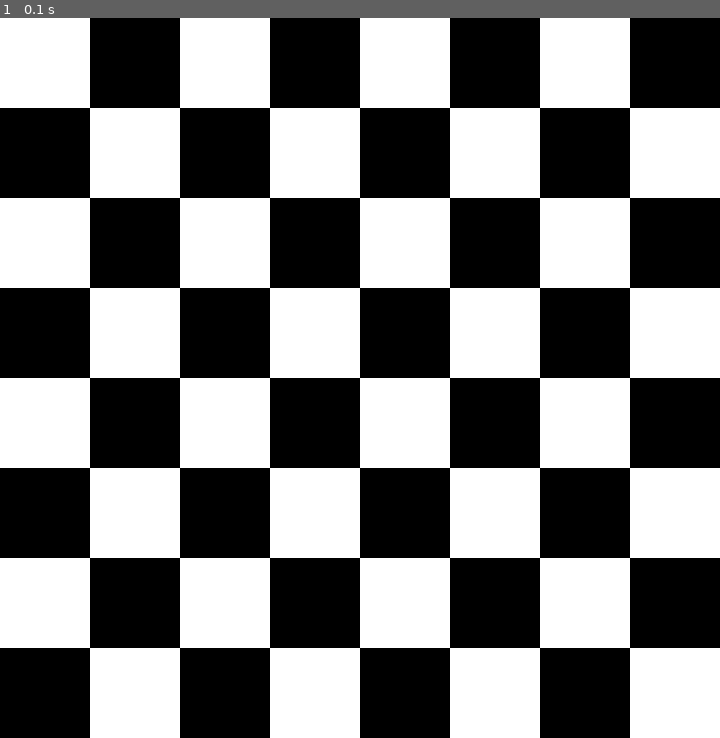
Above: before the commit, frame 1.
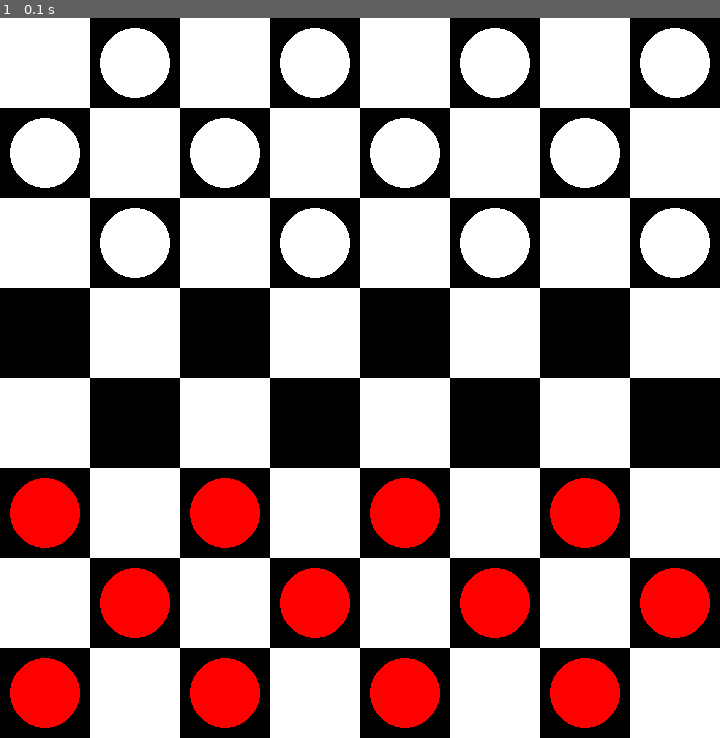
Above: after the commit, the same moment.

Repository: emmaamobi/Checkers-game-minmaxAi
Game: pygame game, started from run.py
The game is run twice, just before and just after one commit, with the same random seed, the same clock (stepped at 60 frames per second) and the same inputs.
Inputs:
- Up to frame 1 (0.1 s): no input

The runs differ from the first frame. In frame 1, 18% of the frame differs, in the area x 1-99%, y 1-99%.

Commit message:
testing drawing pieces on board

Diff:
--- a/board.py
+++ b/board.py
@@ -27,7 +27,7 @@
                         self.board[row].append(white_piece)
 
                     elif row > 4: #red on bottom 3 rows
-                        red_piece = Piece(WHITE,row,col)
+                        red_piece = Piece(RED,row,col)
                         self.board[row].append(red_piece)
 
                     else: # fill empty playable slots with 0
@@ -49,7 +49,13 @@
                 mini_square = (x_cord, y_cord, width, height)
                 pygame.draw.rect(win, WHITE, mini_square)
 
+    def draw_pieces(self, win):
+        for row in range (self.rows):
+            for col in range(self.cols):
+                cur_piece = self.board[row][col]
+                if cur_piece != 0:
+                    cur_piece.draw_piece(win)
 
-    def draw_pieces(self, win):
-        # TODO: draw the pieces
-        return 0
+    def draw_game(self,win):
+        self.draw_board(win)
+        self.draw_pieces(win)
--- a/piece.py
+++ b/piece.py
@@ -46,7 +46,8 @@
 
     def draw_piece(self,win):
         x_y_cords = (self.x_cord, self.y_cord)
-        pad, outline = 10, 4
+        pad = 10
         radius = (EACH_SQUARE // 2) - pad
-        pygame.draw.circle(win, BLUE, x_y_cords, radiuis + self.outline )
-        pygame.draw.circle(win, self.color, x_y_cords, radiuis)
+        #outline = 2
+        ## pygame.draw.circle(win, BLUE, x_y_cords, radius + outline )
+        pygame.draw.circle(win, self.color, x_y_cords, radius)
--- a/run.py
+++ b/run.py
@@ -30,7 +30,7 @@
 
             if event.type == pygame.MOUSEBUTTONDOWN:
                 pass
-        board.draw_board(WIN)
+        board.draw_game(WIN)
         pygame.display.update()
 
     pygame.quit() # close window
